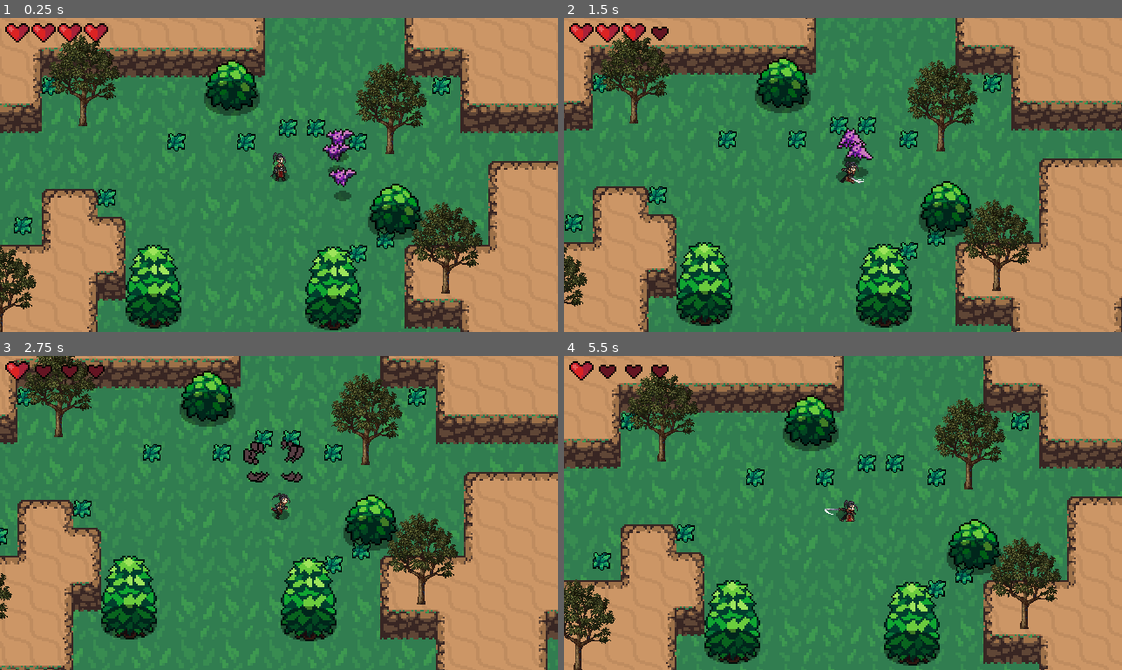
Above: before the commit, frames 1-4 (two rows, left to right).
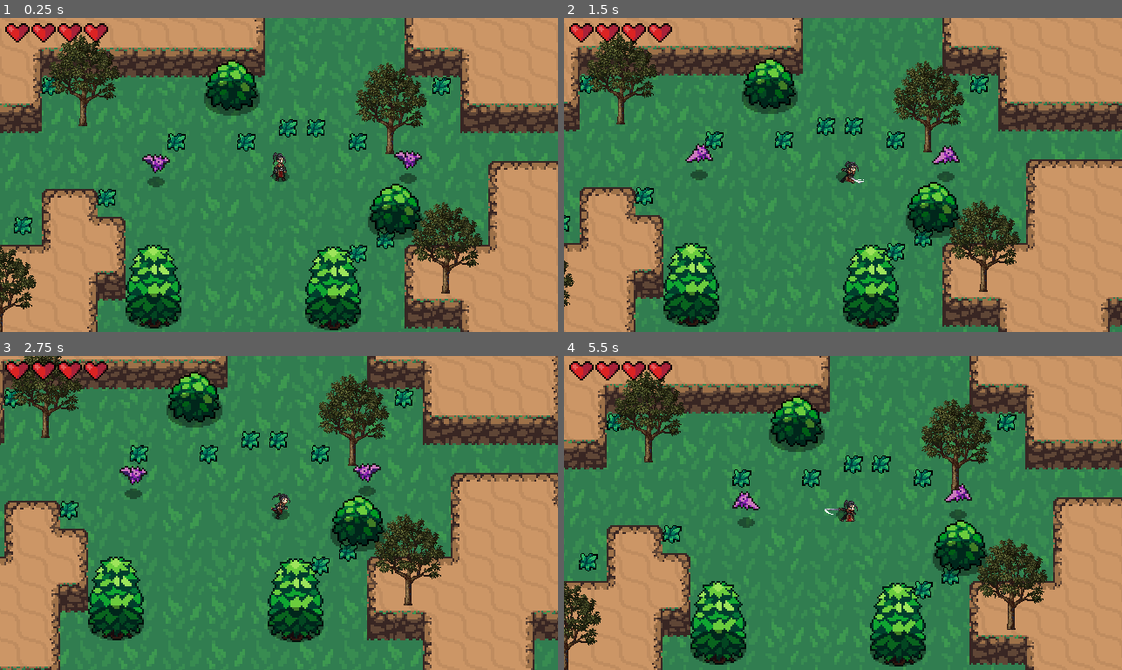
Above: after the commit, the same moments.

Repository: baifengxiao/action-rpg
Game: Godot game, scene res://World.tscn
Same seed, same stepped clock (60 frames per second), same inputs: the game is played once before the commit and once after it.
Inputs:
- Up to frame 1 (0.25 s): no input
- Up to frame 2 (1.5 s): hold Right (ui_right) 0.53-1.28 s; tap J (attack) at 0.6, 1.35 s; hold Down (ui_down) from 1.28 s (still down)
- Up to frame 3 (2.75 s): release Down (ui_down) at 2.03 s; hold Right (ui_right) from 2.03 s (still down); tap J (attack) at 2.1 s
- Up to frame 4 (5.5 s): release Right (ui_right) at 2.78 s; hold Up (ui_up) 2.78-3.53 s; tap J (attack) every 0.75 s from 2.85 to 5.1 s; hold Left (ui_left) 3.53-5.03 s; hold Down (ui_down) from 5.03 s (still down)

The runs differ from the first frame. In frame 1, 1.1% of the frame differs, in the area x 25-76%, y 35-59%; in frame 2, 32%; in frame 3, 33%; in frame 4, 33%, in the area x 0-100%, y 0-100%.

Commit message:
feat: 蝙蝠游荡状态

Diff:
--- a/World.tscn
+++ b/World.tscn
@@ -1991,13 +1991,10 @@
 [node name="Bats" type="Node2D" parent="."]
 
 [node name="Bat" parent="Bats" instance=ExtResource("7_j57k6")]
-position = Vector2(205, 86)
-
-[node name="Bat3" parent="Bats" instance=ExtResource("7_j57k6")]
-position = Vector2(207, 77)
+position = Vector2(242, 90)
 
 [node name="Bat4" parent="Bats" instance=ExtResource("7_j57k6")]
-position = Vector2(208, 102)
+position = Vector2(97, 93)
 
 [node name="Bushs" type="Node2D" parent="."]
 
--- a/ememies/bat.gd
+++ b/ememies/bat.gd
@@ -24,19 +24,19 @@
 @onready var sprite = $AnimatedSprite2D
 @onready var hurtbox: Area2D = $Hurtbox
 @onready var soft_collsion: Area2D = $softCollsion
+@onready var wander_controller: Node2D = $WanderController
 
+func _ready() -> void:
+	state = pick_new_state([IDLE,WANDER])
 
 func _physics_process(delta):
 
 	##定义击退的速度向量
 	##不能连写，连写没有保留前一帧的 velocity 减速状态，就会停不下来！！
-	#knockback = knockback.move_toward(Vector2.ZERO,FRICTION * delta)
-	#velocity = knockback
-	##引入进了IDLE，不用这个了
+	knockback = knockback.move_toward(Vector2.ZERO,FRICTION * delta)
+	velocity = knockback
 
 	move_and_slide()
-
-	#knockback=velocity
 
 	match state:
 		IDLE:
@@ -44,18 +44,27 @@
 			velocity=velocity.move_toward(Vector2.ZERO,FRICTION * delta)
 			seek_player()
 
+			if wander_controller.get_time_left() == 0:
+				update_wander()
+
 		WANDER:
-			pass
+			seek_player()
+
+			if wander_controller.get_time_left() == 0:
+				update_wander()
+
+			#闲逛，目标不是玩家，而是wander的位置
+			accelerate_towards_point(wander_controller.target_position,delta)
+
+			#优化，快接近目标，就不移动了
+			if global_position.distance_to(wander_controller.target_position) <= MAX_SPEED:
+				update_wander()
 
 		CHASE:
 
-
 			var player = playerDetectionZone.player
-
 			if player != null:
-
-				var direction = (player.global_position - global_position).normalized()
-				velocity = velocity.move_toward(direction * MAX_SPEED ,ACCELERATION * delta)
+				accelerate_towards_point(player.global_position,delta)
 			else :
 				#避免离开时追赶方向停不下来
 				state = IDLE
@@ -67,10 +76,27 @@
 	move_and_slide()
 	#TODO，这里的逻辑有得研究，这里seek_player() 放在match语句前执行就好，IDLE和CHASE都需要状态转换，而且它CHASE的那个判断很迷，就是等于seekplayer
 
+
+func accelerate_towards_point(point,delta):
+
+	var direction = global_position.direction_to(point)
+	velocity = velocity.move_toward(direction * MAX_SPEED ,ACCELERATION * delta)
+	sprite.flip_h = velocity.x < 0
+
 func seek_player():
 	if playerDetectionZone.can_see_player():
 		state = CHASE
 
+func update_wander():
+
+	state = pick_new_state([IDLE,WANDER])
+	#闲逛时长
+	wander_controller.start_wander_timer(randi_range(1,3))
+
+#蝙蝠获得随机状态
+func pick_new_state(state_list):
+	state_list.shuffle()
+	return	state_list.pop_front()
 
 func _on_hurtbox_area_entered(area):
 
@@ -80,6 +106,7 @@
 		#queue_free()
 
 	#knockback_vector后面定义，测试用随便一个方向，比如右方向替换
+
 	knockback = area.knockback_vector *120
 	hurtbox.create_hit_effect()
 
--- a/ememies/bat.tscn
+++ b/ememies/bat.tscn
@@ -8,6 +8,7 @@
 [ext_resource type="PackedScene" uid="uid://gyv43wd5npfu" path="res://ememies/player_detection_zone.tscn" id="6_1bl7j"]
 [ext_resource type="PackedScene" uid="uid://bc5ytq8ycu7fn" path="res://Effects/Hitbox&Hurtbox/hitbox.tscn" id="7_cs2ut"]
 [ext_resource type="PackedScene" uid="uid://ccqh8i8x0pup1" path="res://Effects/Hitbox&Hurtbox/soft_collsion.tscn" id="8_kjput"]
+[ext_resource type="PackedScene" uid="uid://bjj5oewtrb50" path="res://ememies/wander_controller.tscn" id="9_01oq6"]
 
 [sub_resource type="AtlasTexture" id="AtlasTexture_6g7gl"]
 atlas = ExtResource("1_x8nsj")
@@ -114,6 +115,8 @@
 [node name="CollisionShape2D" parent="softCollsion" index="0"]
 shape = SubResource("CircleShape2D_t6nrf")
 
+[node name="WanderController" parent="." instance=ExtResource("9_01oq6")]
+
 [connection signal="area_entered" from="Hurtbox" to="." method="_on_hurtbox_area_entered"]
 [connection signal="no_health" from="Stats" to="." method="_on_stats_no_health"]
 [connection signal="area_entered" from="PlayerDetectionZone" to="." method="_on_player_detection_zone_area_entered"]
--- /dev/null
+++ b/ememies/wander_controller.gd
@@ -0,0 +1,33 @@
+extends Node2D
+
+@export var wander_range:int = 32
+
+#小怪开始游离位置
+@onready var start_position = global_position
+#游离目标位置
+@onready var target_position = global_position
+
+@onready var timer: Timer = $Timer
+
+#不加开始时不会移动，因为@onready var target_position = global_position
+func _ready() -> void:
+	update_target_position()
+
+func update_target_position():
+
+	#随机游荡位置
+	var target_vector = Vector2(randi_range(-wander_range,wander_range),randi_range(-wander_range,wander_range))
+	target_position = start_position + target_vector
+
+#剩余时间
+func get_time_left():
+
+
+	return timer.time_left
+
+func start_wander_timer(duration):
+	timer.start(duration)
+
+func _on_timer_timeout() -> void:
+	#更新目标位置
+	update_target_position()
--- /dev/null
+++ b/ememies/wander_controller.tscn
@@ -0,0 +1,12 @@
+[gd_scene load_steps=2 format=3 uid="uid://bjj5oewtrb50"]
+
+[ext_resource type="Script" path="res://ememies/wander_controller.gd" id="1_brmlr"]
+
+[node name="WanderController" type="Node2D"]
+script = ExtResource("1_brmlr")
+
+[node name="Timer" type="Timer" parent="."]
+one_shot = true
+autostart = true
+
+[connection signal="timeout" from="Timer" to="." method="_on_timer_timeout"]
Not shown: 1 places in ememies/bat.tscn that only renumber resources
